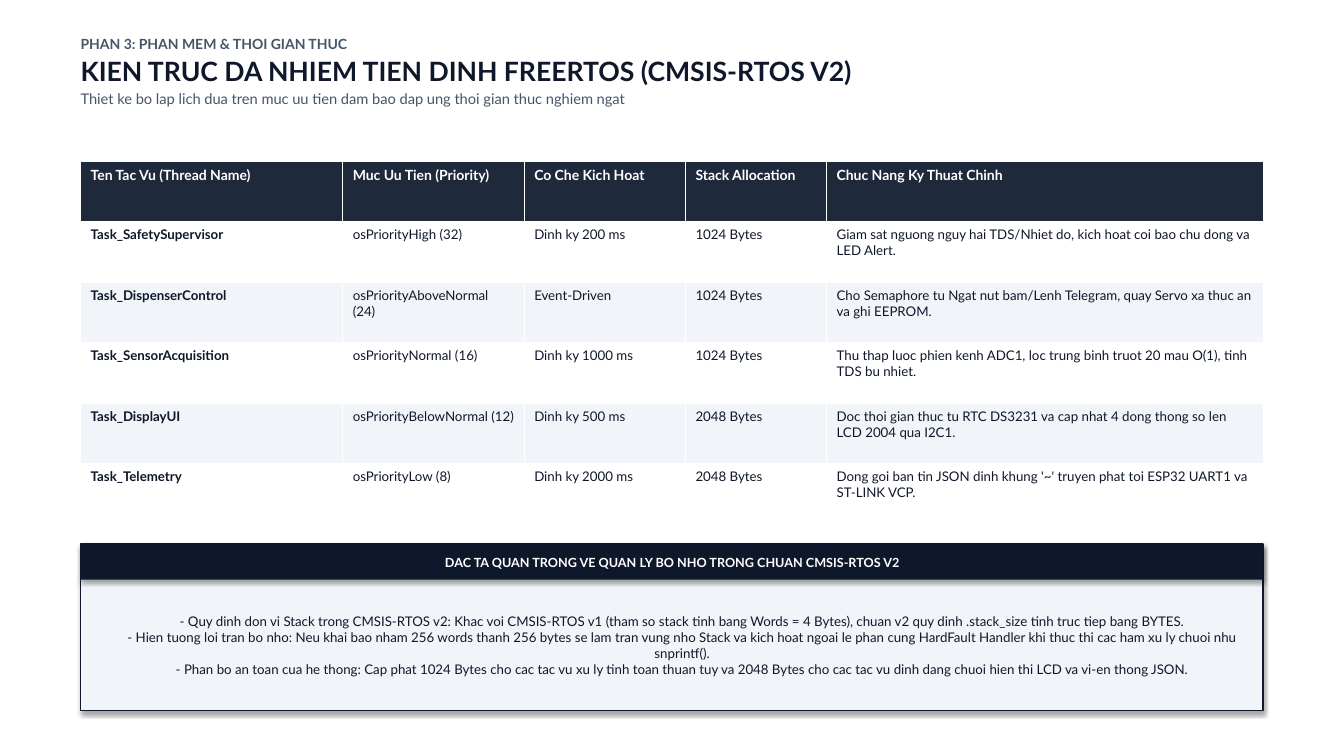
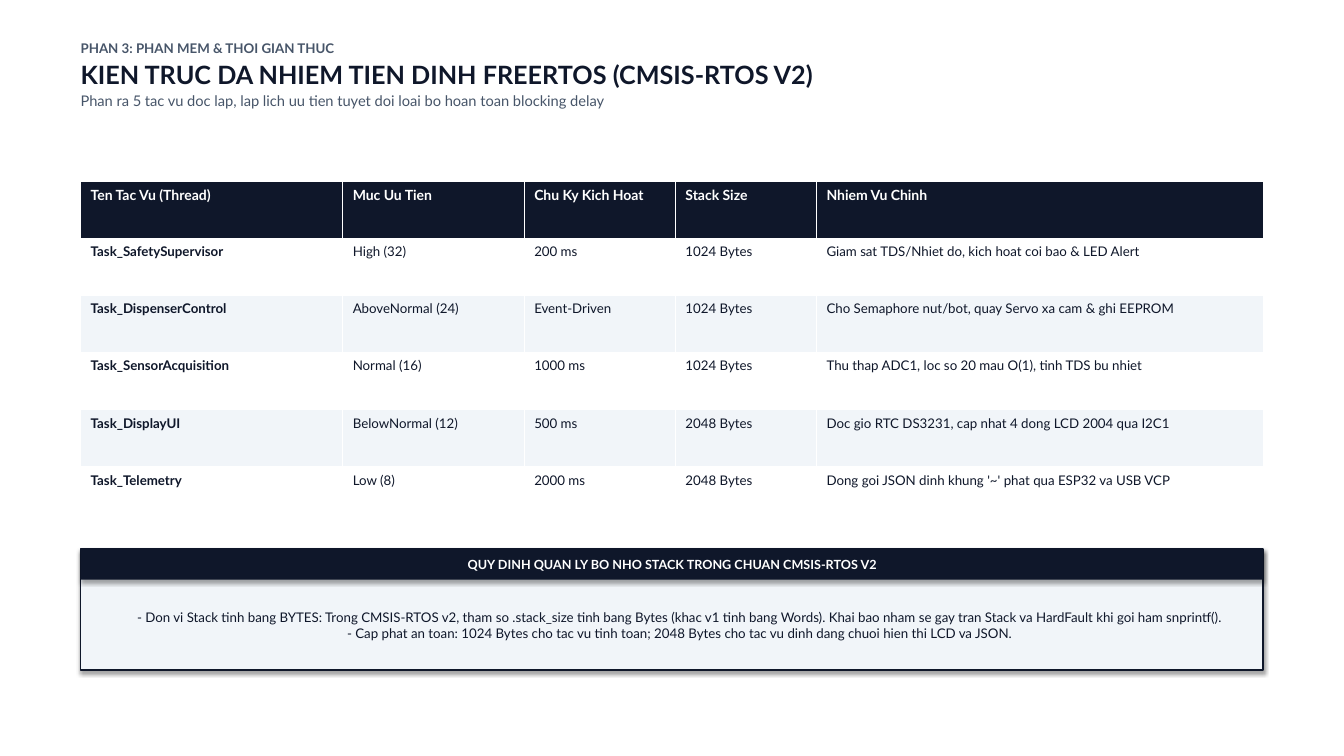
Before and after one commit to Nonne07/mcp201-aquatic-guardian, a slide deck: slide 5 of AQUATIC_GUARDIAN_SLIDES.pptx. Drawn at 1344x756 pixels with LibreOffice and Linux fonts; fonts in the diff are those of the drawing. Boxes give left, top, right and bottom in pixels: in the first picture for what was removed or moved away, otherwise in the second. Text is boxed around its words. In the diff, an @@ line names an element or a change of style, - is before the commit and + after.

```diff
--- a/AQUATIC_GUARDIAN_SLIDES.pptx
+++ b/AQUATIC_GUARDIAN_SLIDES.pptx
@@ text at [81, 43, 813, 88]: size 10 to 9.5 pt in "PHAN 3: PHAN MEM & THOI GIAN ..."; size 19 to 18 pt in "KIEN TRUC DA NHIEM TIEN DINH FREERTOS ..." @@
@@ text at [81, 95, 604, 109]: text changed @@
-Thiet ke bo lap lich dua tren muc uu tien dam bao dap ung thoi gian thuc nghiem ngat
+Phan ra 5 tac vu doc lap, lap lich uu tien tuyet doi loai bo hoan toan blocking delay
@@ table at [81, 181, 1263, 524] @@
-row 1: Ten Tac Vu (Thread Name) | Muc Uu Tien (Priority) | Co Che Kich Hoat | Stack Allocation | Chuc Nang Ky Thuat Chinh
+row 1: Ten Tac Vu (Thread) | Muc Uu Tien | Chu Ky Kich Hoat | Stack Size | Nhiem Vu Chinh
-row 2: Task_SafetySupervisor | osPriorityHigh (32) | Dinh ky 200 ms | 1024 Bytes | Giam sat nguong nguy hai TDS/Nhiet do, kich hoat coi bao chu dong va LED Alert.
+row 2: Task_SafetySupervisor | High (32) | 200 ms | 1024 Bytes | Giam sat TDS/Nhiet do, kich hoat coi bao & LED Alert
-row 3, column 2: osPriorityAboveNormal (24)
+row 3, column 2: AboveNormal (24)
-row 3, column 5: Cho Semaphore tu Ngat nut bam/Lenh Telegram, quay Servo xa thuc an va ghi EEPROM.
+row 3, column 5: Cho Semaphore nut/bot, quay Servo xa cam & ghi EEPROM
-row 4: Task_SensorAcquisition | osPriorityNormal (16) | Dinh ky 1000 ms | 1024 Bytes | Thu thap luoc phien kenh ADC1, loc trung binh truot 20 mau O(1), tinh TDS bu nhiet.
+row 4: Task_SensorAcquisition | Normal (16) | 1000 ms | 1024 Bytes | Thu thap ADC1, loc so 20 mau O(1), tinh TDS bu nhiet
-row 5: Task_DisplayUI | osPriorityBelowNormal (12) | Dinh ky 500 ms | 2048 Bytes | Doc thoi gian thuc tu RTC DS3231 va cap nhat 4 dong thong so len LCD 2004 qua I2C1.
+row 5: Task_DisplayUI | BelowNormal (12) | 500 ms | 2048 Bytes | Doc gio RTC DS3231, cap nhat 4 dong LCD 2004 qua I2C1
-row 6: Task_Telemetry | osPriorityLow (8) | Dinh ky 2000 ms | 2048 Bytes | Dong goi ban tin JSON dinh khung '~' truyen phat toi ESP32 UART1 va ST-LINK VCP.
+row 6: Task_Telemetry | Low (8) | 2000 ms | 2048 Bytes | Dong goi JSON dinh khung '~' phat qua ESP32 va USB VCP
@@ fill #1E293B to #0F172A in row 1 @@
@@ table: place and size @@
-table at [81, 161, 1263, 524]
+table at [81, 181, 1263, 524]
@@ rectangle "QUY DINH QUAN LY BO ...": place and size @@
-rectangle "QUY DINH QUAN LY BO ..." at [81, 544, 1263, 580]
+rectangle "QUY DINH QUAN LY BO ..." at [81, 549, 1263, 580]
@@ rectangle "- Don vi Stack tinh ...": place and size @@
-rectangle "- Don vi Stack tinh ..." at [81, 544, 1263, 711]
+rectangle "- Don vi Stack tinh ..." at [81, 549, 1263, 670]
@@ text in rectangle at [468, 559, 877, 571]: text changed @@
-DAC TA QUAN TRONG VE QUAN LY BO NHO TRONG CHUAN CMSIS-RTOS V2
+QUY DINH QUAN LY BO NHO STACK TRONG CHUAN CMSIS-RTOS V2
@@ text in rectangle at [145, 612, 1221, 641]: text changed @@
-- Quy dinh don vi Stack trong CMSIS-RTOS v2: Khac voi CMSIS-RTOS v1 (tham so stack tinh bang Words = 4 Bytes), chuan v2 quy dinh .stack_size tinh truc tiep bang BYTES.
-- Hien tuong loi tran bo nho: Neu khai bao nham 256 words thanh 256 bytes se lam tran vung nho Stack va kich hoat ngoai le phan cung HardFault Handler khi thuc thi cac ham xu ly chuoi nhu snprintf().
-- Phan bo an toan cua he thong: Cap phat 1024 Bytes cho cac tac vu xu ly tinh toan thuan tuy va 2048 Bytes cho cac tac vu dinh dang chuoi hien thi LCD va vi-en thong JSON.
+- Don vi Stack tinh bang BYTES: Trong CMSIS-RTOS v2, tham so .stack_size tinh bang Bytes (khac v1 tinh bang Words). Khai bao nham se gay tran Stack va HardFault khi goi ham snprintf().
+- Cap phat an toan: 1024 Bytes cho tac vu tinh toan; 2048 Bytes cho tac vu dinh dang chuoi hien thi LCD va JSON.
```
Also in this commit, not shown: 12 other slides changed, 1 other file.
